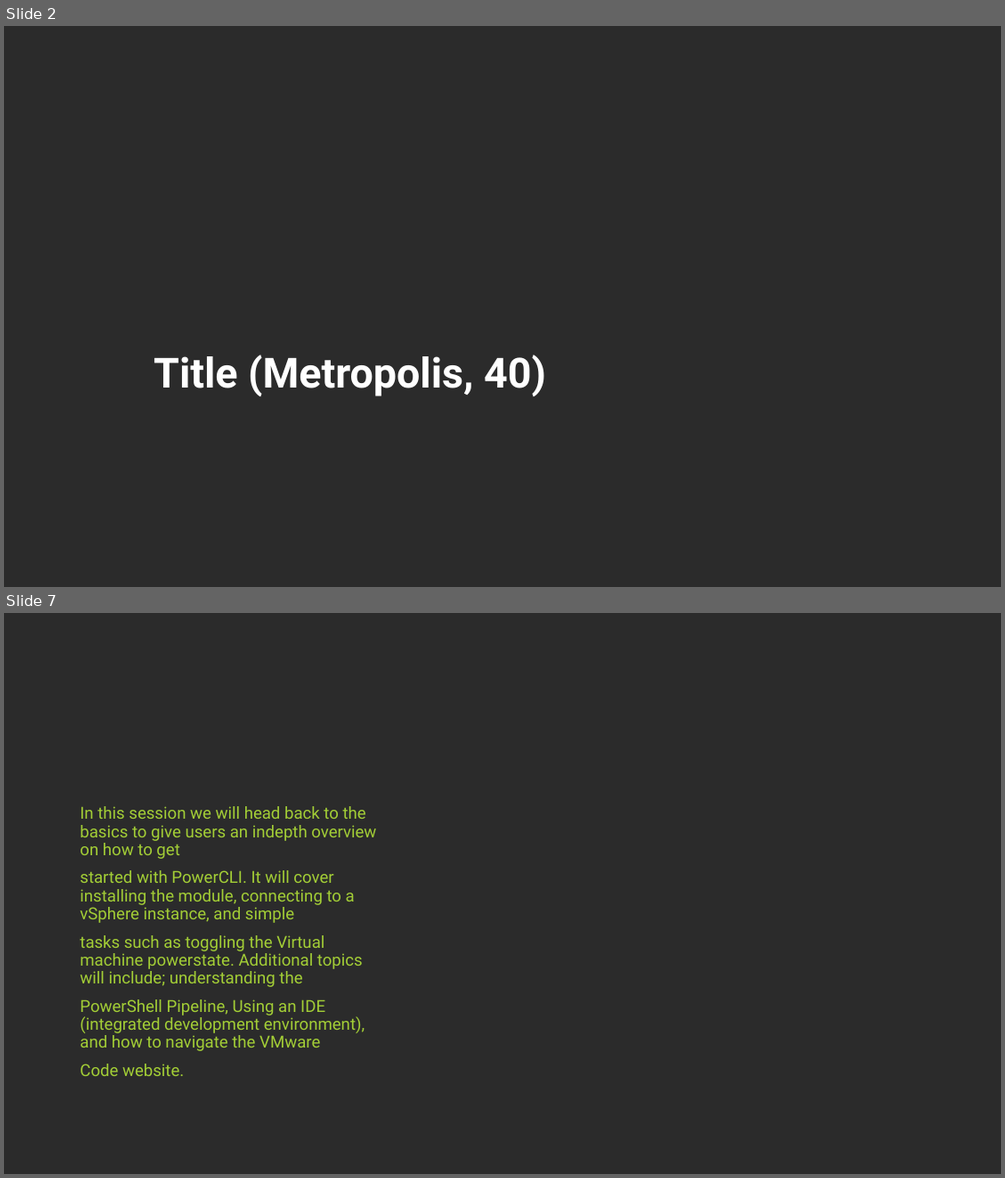
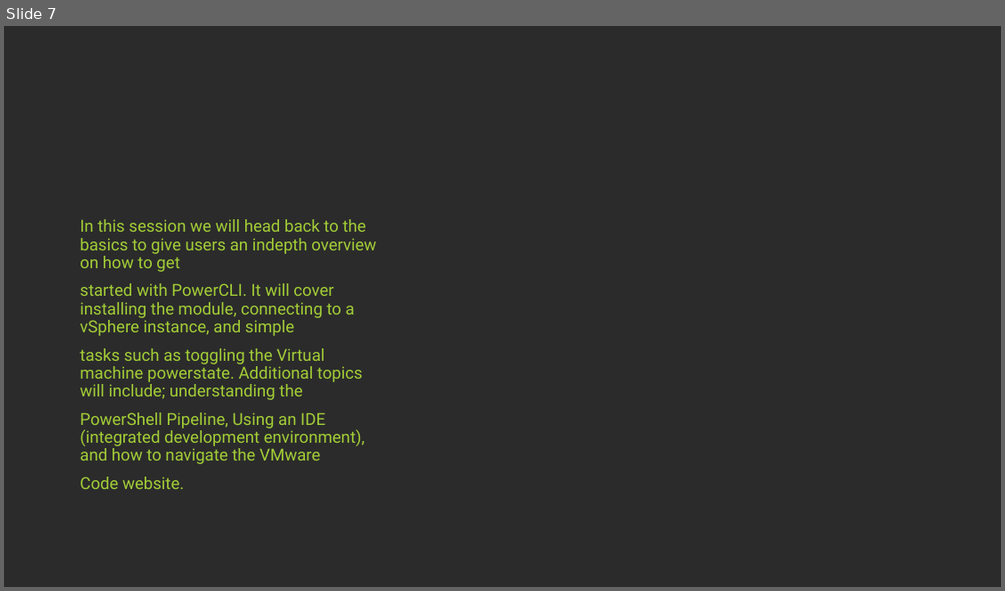
Before and after one commit to jpsider/Invoke-Automation, a slide deck: Powercli/PDX_VMUG_2023/UserCon-PPT-2023.pptx. Shown one above the other, each under a label of ours: slides 2 and 7 before the commit, slide 7 after it; the slides between them are not shown. The pictures are 1005x1178 and 1005x591 pixels, drawn with LibreOffice and Linux fonts; fonts in the diff are those of the drawing; background and template pictures are left out; a plain dark background stands for a picture behind light text. Boxes give left, top, right and bottom in pixels: in the first picture for what was removed or moved away, otherwise in the second. Text is boxed around its words. In the diff, an @@ line names an element or a change of style, - is before the commit and + after.

```diff
--- a/Powercli/PDX_VMUG_2023/UserCon-PPT-2023.pptx
+++ b/Powercli/PDX_VMUG_2023/UserCon-PPT-2023.pptx
@@ slide 2 removed at (4, 26, 1001, 587), background picture (left out) @@
@@ title removed at (154, 354, 546, 396) @@
-Title (Metropolis, 40)
```
Also in this commit, not shown: 3 slides added, 2 other slides removed.
